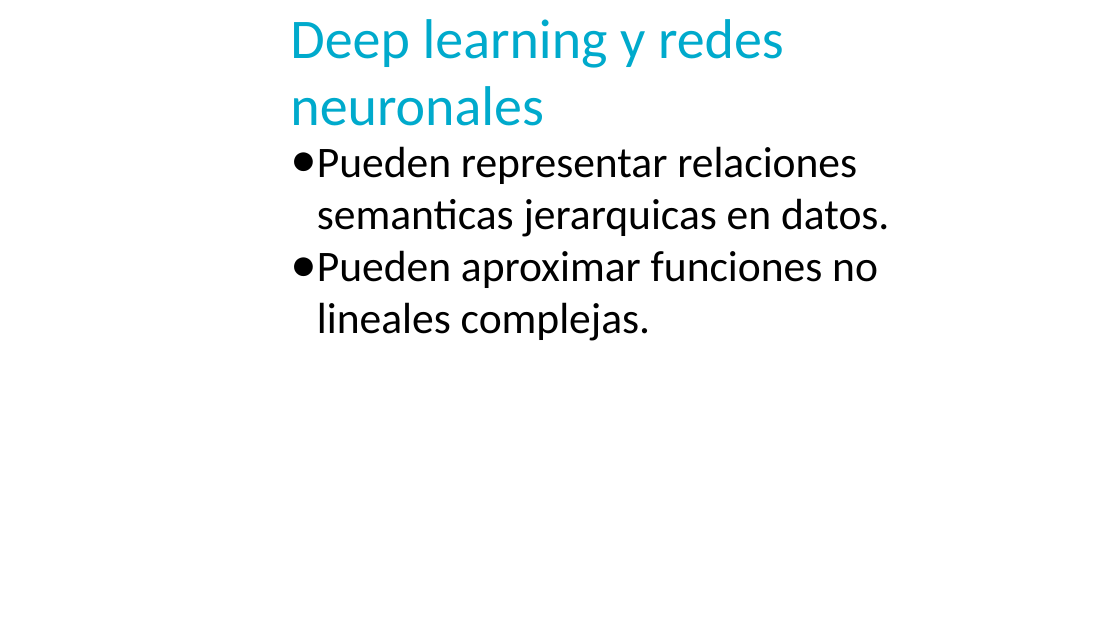
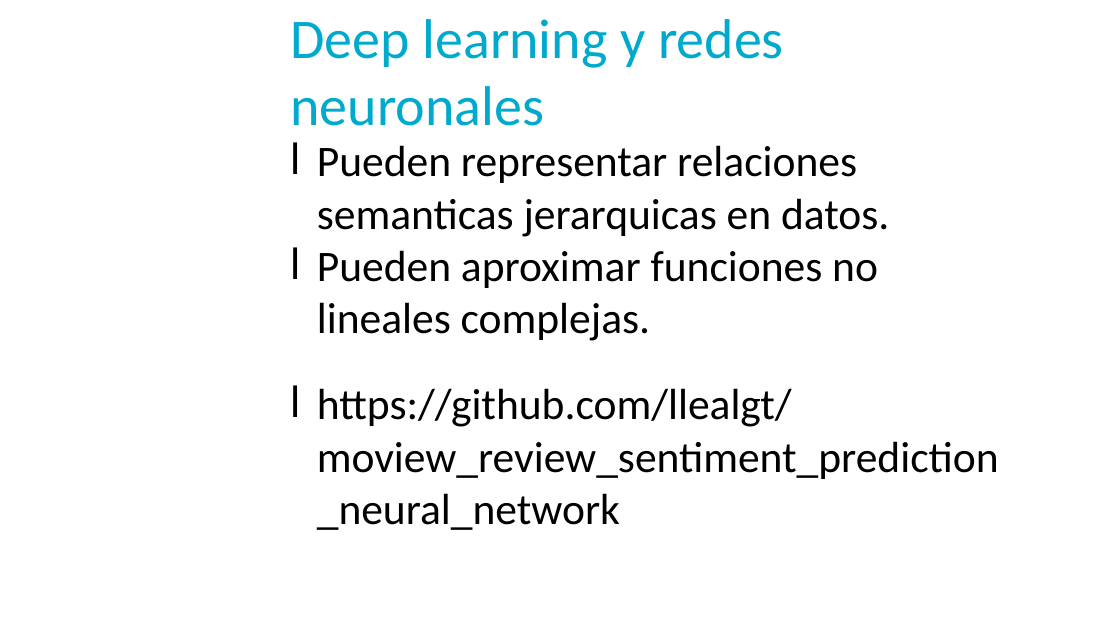
Before and after one commit to llealgt/Presentacion_UVG_Semana_de_a_tecnologia_2017, a slide deck: slide 6 of UVG_NLP_Presentation.pptx. Drawn at 1120x630 pixels with LibreOffice and Linux fonts; fonts in the diff are those of the drawing; background and template pictures are left out. Boxes give left, top, right and bottom in pixels: in the first picture for what was removed or moved away, otherwise in the second. Text is boxed around its words. In the diff, an @@ line names an element or a change of style, - is before the commit and + after.

```diff
--- a/UVG_NLP_Presentation.pptx
+++ b/UVG_NLP_Presentation.pptx
@@ text at bbox=[317, 388, 999, 530]: paragraph added @@
+l https://github.com/llealgt/moview_review_sentiment_prediction_neural_network
```
Also in this commit, not shown: 1 other slide changed, 11 slides added, 3 slides removed.
